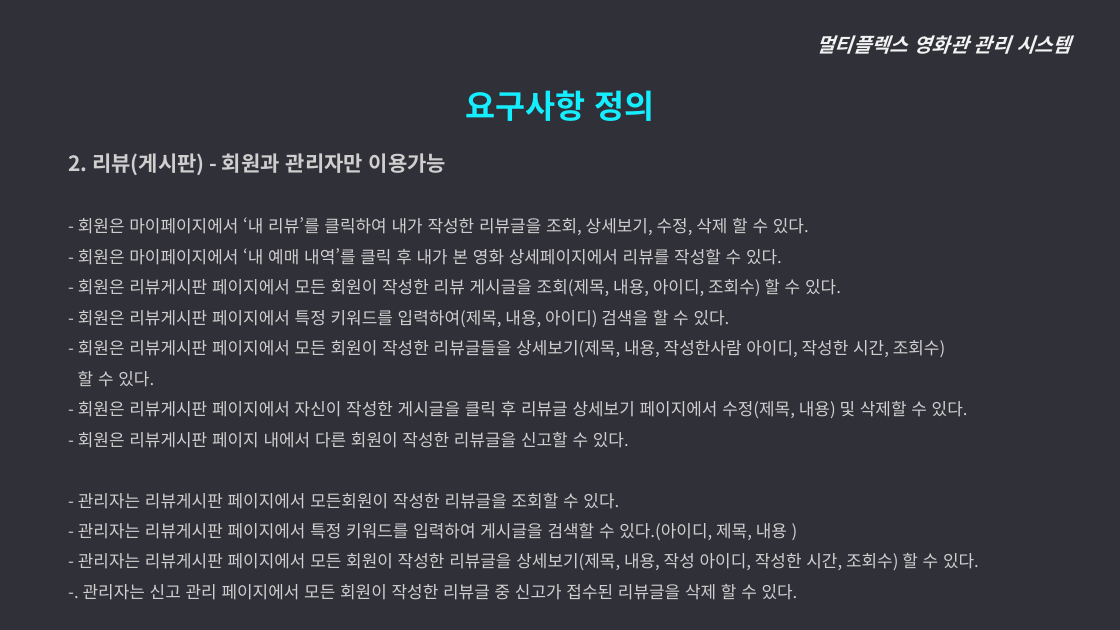
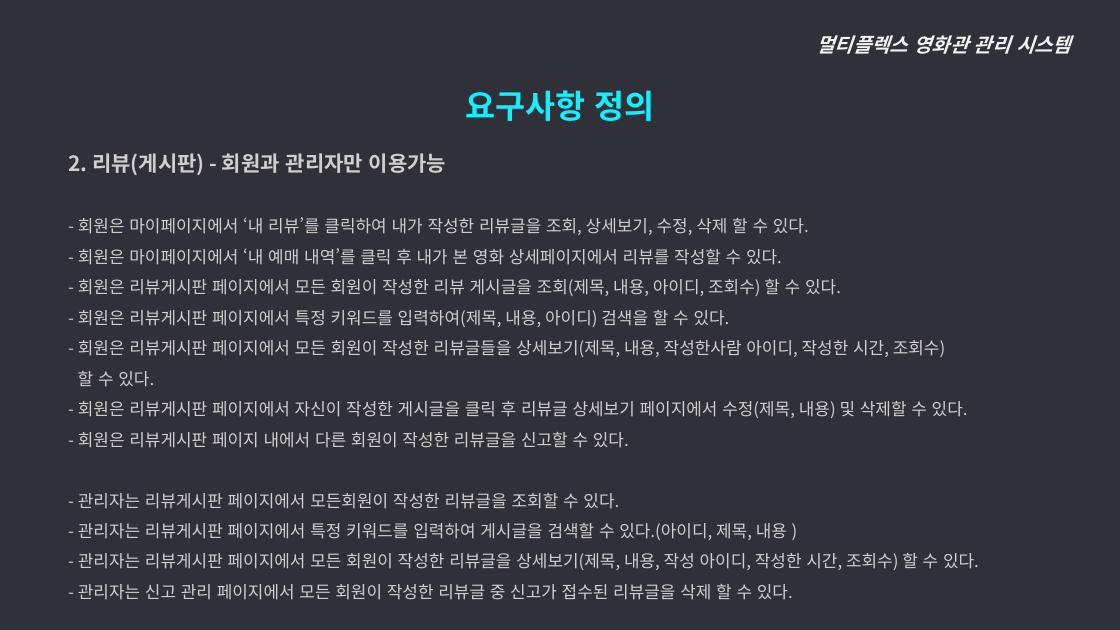
Before and after one commit to ywc-412/MultiplexTeamProject, a slide deck: slide 10 of 2조 시스템개요, 요구사항 정의.pptx. Drawn at 1120x630 pixels with LibreOffice and Linux fonts; fonts in the diff are those of the drawing. Boxes give left, top, right and bottom in pixels: in the first picture for what was removed or moved away, otherwise in the second. Text is boxed around its words. In the diff, an @@ line names an element or a change of style, - is before the commit and + after.

```diff
--- a/2조 시스템개요, 요구사항 정의.pptx
+++ b/2조 시스템개요, 요구사항 정의.pptx
@@ text at [78,584,793,600]: text changed @@
-  -. 관리자는 신고 관리 페이지에서 모든 회원이 작성한 리뷰글 중 신고가 접수된 리뷰글을 삭제 할 수 있다.
+  - 관리자는 신고 관리 페이지에서 모든 회원이 작성한 리뷰글 중 신고가 접수된 리뷰글을 삭제 할 수 있다.
```
Also in this commit, not shown: 7 other slides changed, 5 slides added.
